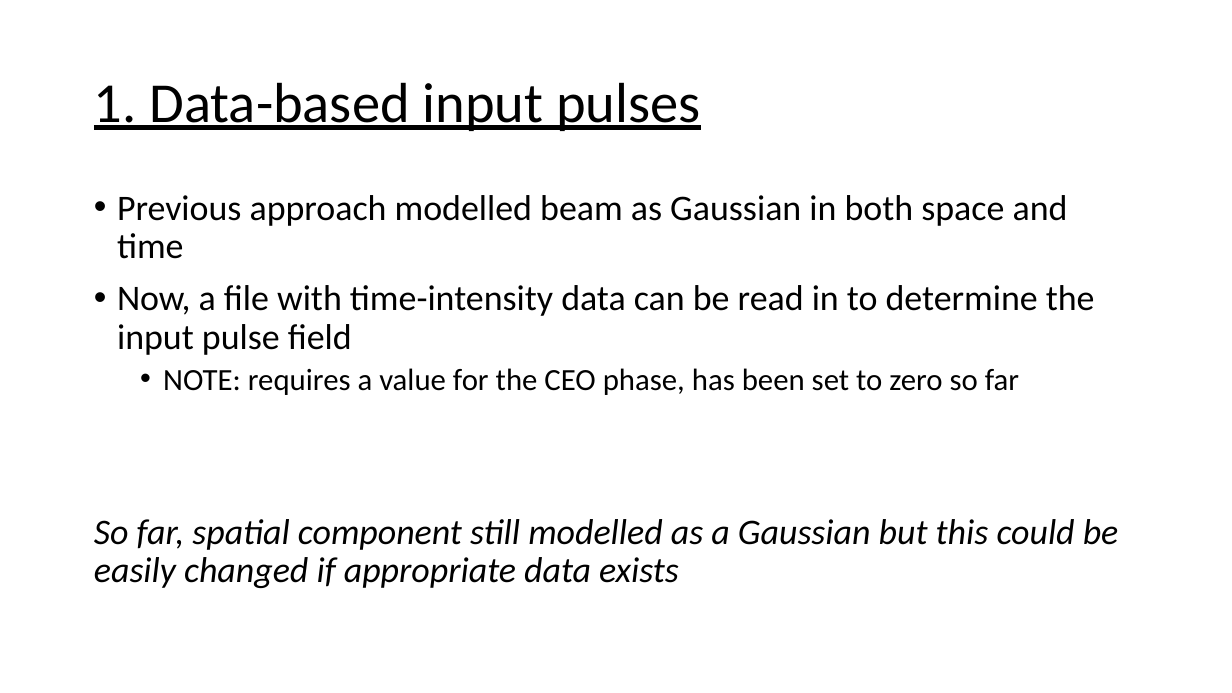
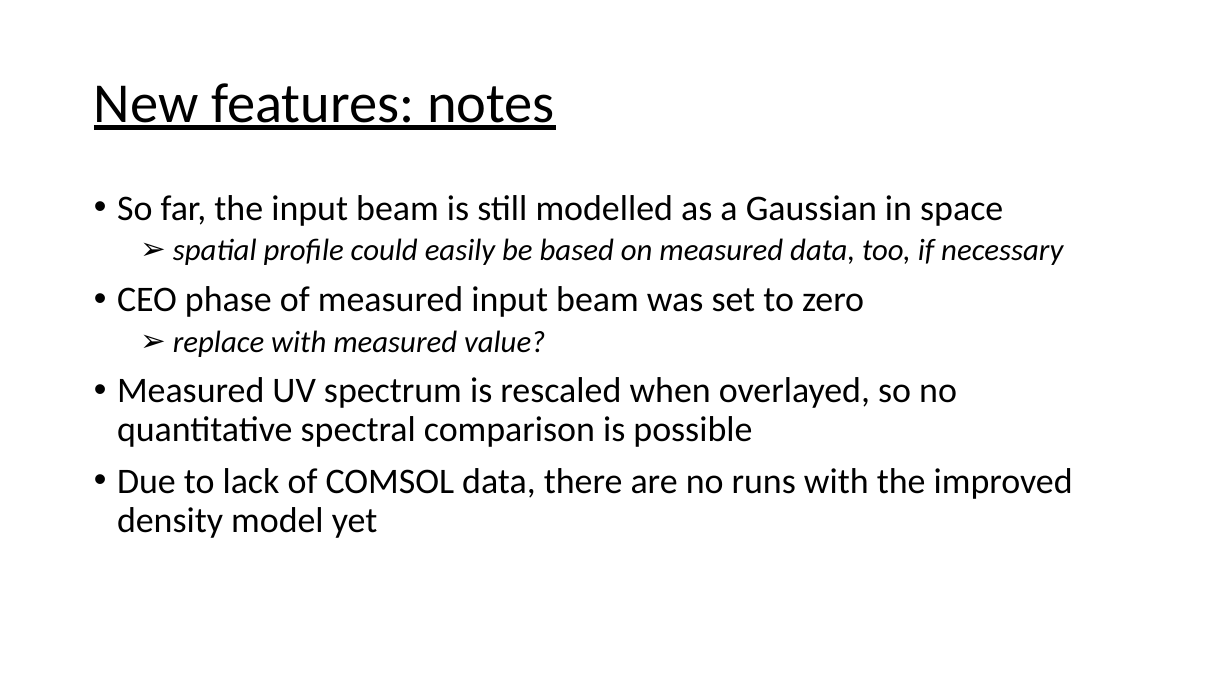
Before and after one commit to david-f-amorim/Simulating-THG-of-few-femtosecond-pulses-in-a-noble-gas-, a slide deck: slide 5 of presentations/DESY - Updates Week 1&2.pptx. Drawn at 1232x693 pixels with LibreOffice and Linux fonts; fonts in the diff are those of the drawing. Boxes give left, top, right and bottom in pixels: in the first picture for what was removed or moved away, otherwise in the second. Text is boxed around its words. In the diff, an @@ line names an element or a change of style, - is before the commit and + after.

```diff
--- a/presentations/DESY - Updates Week 1&2.pptx
+++ b/presentations/DESY - Updates Week 1&2.pptx
@@ title at <box>94,83,555,130</box>: text changed @@
-1. Data-based input pulses
+New features: notes
@@ text at <box>117,195,1073,538</box>: text changed @@
-• Previous approach modelled beam as Gaussian in both space and time
-• Now, a file with time-intensity data can be read in to determine the input pulse field
-  • NOTE: requires a value for the CEO phase, has been set to zero so far
-So far, spatial component still modelled as a Gaussian but this could be easily changed if appropriate data exists
+• So far, the input beam is still modelled as a Gaussian in space
+  ➢ spatial profile could easily be based on measured data, too, if necessary
+• CEO phase of measured input beam was set to zero
+  ➢ replace with measured value?
+• Measured UV spectrum is rescaled when overlayed, so no quantitative spectral comparison is possible
+• Due to lack of COMSOL data, there are no runs with the improved density model yet
```
Also in this commit, not shown: 11 other slides changed, 4 slides added, 4 slides removed, 2 other files.
